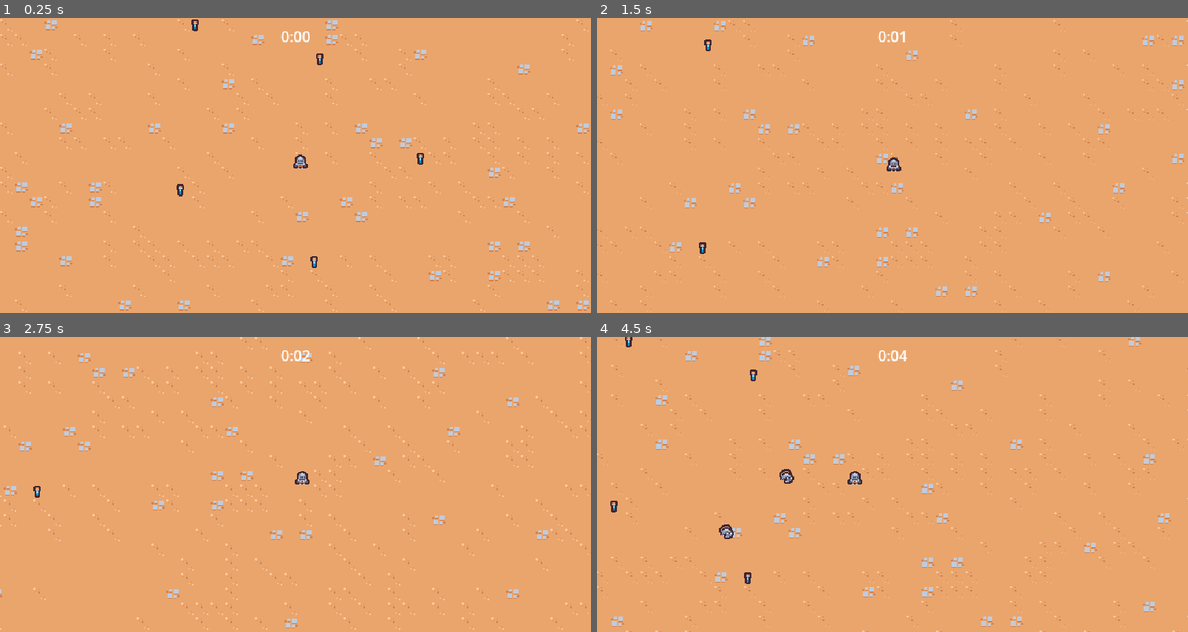
Above: before the commit, frames 1-4 (two rows, left to right).
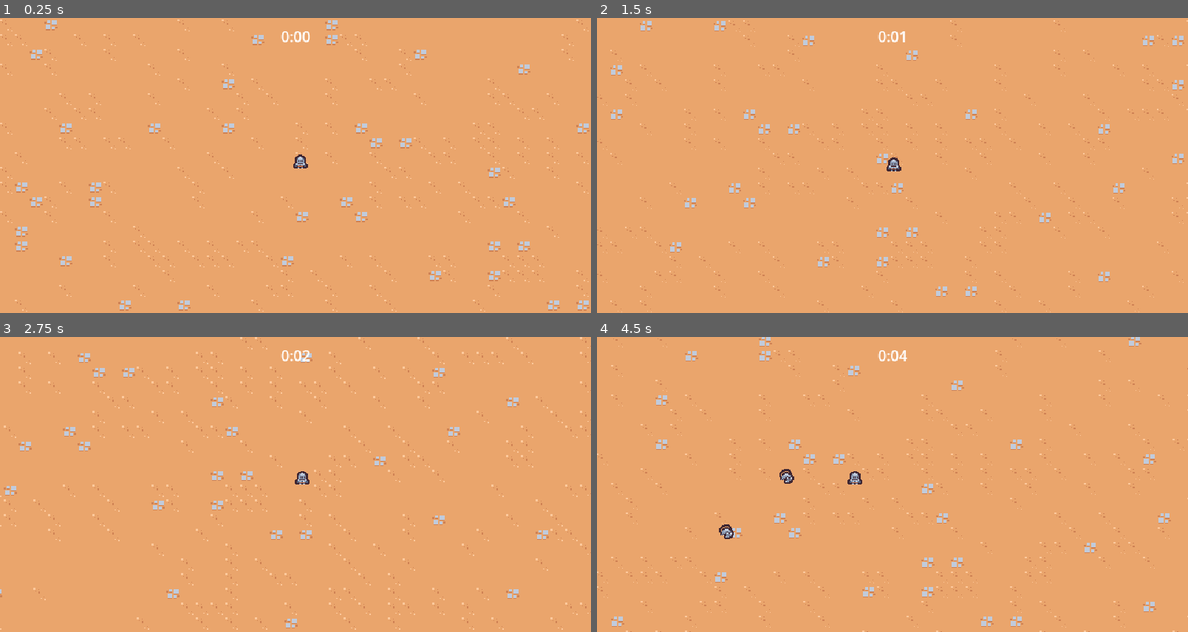
Above: after the commit, the same moments.

Repository: ysle0/udemy-2d-survivor
Game: Godot game, scene res://scenes/main/main.tscn
Same seed, same stepped clock (60 frames per second), same inputs: the game is played once before the commit and once after it.
Inputs:
- Up to frame 1 (0.25 s): no input
- Up to frame 2 (1.5 s): hold D (move_right) 0.53-1.28 s; hold Space (dash) 0.53-1.28 s; hold S (move_down) from 1.28 s (still down); tap Space (dash) at 1.35 s
- Up to frame 3 (2.75 s): release S (move_down) at 2.03 s; hold D (move_right) from 2.03 s (still down); hold Space (dash) from 2.03 s (still down)
- Up to frame 4 (4.5 s): release D (move_right) at 2.78 s; release Space (dash) at 2.78 s; hold W (move_up) 2.78-3.53 s; tap Space (dash) at 2.85, 4.35 s; hold Space (dash) 3.53-4.28 s; hold A (move_left) from 3.53 s (still down)

The runs differ from the first frame. In frame 1, 0.2% of the frame differs, in the area x 29-72%, y 0-85%; in frame 2, less than 0.1%; in frame 3, less than 0.1%; in frame 4, 0.2%.

Commit message:
add: health component, vial drop component, random drop

Diff:
--- a/scenes/ability/dash/dash_ability_controller.gd
+++ b/scenes/ability/dash/dash_ability_controller.gd
@@ -10,7 +10,7 @@
 
 @onready var cooldown_timer := get_tree().create_timer(cooldown_time_in_sec)
 
-signal on_cooldown
+# signal on_cooldown
 
 func _ready() -> void:
 	assert(cooldown_time_in_sec > 0.0, "cooldown time must be bigger than 0.0")
--- /dev/null
+++ b/scenes/component/health_component.gd
@@ -0,0 +1,18 @@
+extends Node
+class_name HealthComponent
+
+signal died
+@export var max_health: float = 10
+
+@onready var current_health := max_health
+
+
+func damage(damage_amount: float):
+	current_health = maxf(current_health - damage_amount, 0.0)
+	Callable(check_death).call_deferred()
+
+
+func check_death():
+	if current_health == 0.0:
+		died.emit()
+		owner.queue_free()
--- /dev/null
+++ b/scenes/component/health_component.tscn
@@ -0,0 +1,8 @@
+[gd_scene load_steps=2 format=3 uid="uid://l316usymp7nt"]
+
+[ext_resource type="Script" path="res://scenes/component/health_component.gd" id="1_llfh5"]
+
+[node name="HealthComponent" type="Node"]
+script = ExtResource("1_llfh5")
+
+[node name="Sprite2D" type="Sprite2D" parent="."]
--- /dev/null
+++ b/scenes/component/vial_drop_component.gd
@@ -0,0 +1,27 @@
+extends Node
+
+
+@export_range(0.0, 1.0) var drop_percent := .5
+@export var health_component: HealthComponent
+@export var vial_scene: PackedScene
+
+
+func _ready():
+	health_component.died.connect(on_died)
+
+
+func on_died():
+	if randf() > drop_percent:
+		return
+
+	if not vial_scene:
+		return
+
+	if not owner is Node2D:
+		return
+
+	var spawn_pos := (owner as Node2D).global_position
+	var vial_instance := vial_scene.instantiate() as Node2D
+	owner.get_parent().add_child(vial_instance)
+
+	vial_instance.global_position = spawn_pos
--- /dev/null
+++ b/scenes/component/vial_drop_component.tscn
@@ -0,0 +1,8 @@
+[gd_scene load_steps=3 format=3 uid="uid://cswiwec1nok5t"]
+
+[ext_resource type="Script" path="res://scenes/component/vial_drop_component.gd" id="1_1274l"]
+[ext_resource type="PackedScene" uid="uid://b1c4oyrmalf3b" path="res://scenes/game_object/experience_vial/experience_vial.tscn" id="2_4dj2y"]
+
+[node name="VialDropComponent" type="Node"]
+script = ExtResource("1_1274l")
+vial_scene = ExtResource("2_4dj2y")
--- a/scenes/game_object/basic_enemy/basic_enemy.gd
+++ b/scenes/game_object/basic_enemy/basic_enemy.gd
@@ -2,7 +2,10 @@
 
 const MAX_SPEED: int = 40
 const MIN_DISTANCE_TO_PLAYER: float = 4.5 * 4.5
+
 var player: Node2D
+
+@onready var health_component := $HealthComponent as HealthComponent
 
 
 func _ready():
@@ -38,4 +41,4 @@
 
 
 func on_area_entered(_other_area: Area2D):
-	self.queue_free()
+	health_component.damage(100)
--- a/scenes/game_object/basic_enemy/basic_enemy.tscn
+++ b/scenes/game_object/basic_enemy/basic_enemy.tscn
@@ -1,7 +1,9 @@
-[gd_scene load_steps=5 format=3 uid="uid://c0l7o82wab1hp"]
+[gd_scene load_steps=7 format=3 uid="uid://c0l7o82wab1hp"]
 
 [ext_resource type="Script" path="res://scenes/game_object/basic_enemy/basic_enemy.gd" id="1_h1fkn"]
 [ext_resource type="Texture2D" uid="uid://dtdx2i3omfrcm" path="res://scenes/game_object/basic_enemy/basic_enemy.png" id="2_nvmv3"]
+[ext_resource type="PackedScene" uid="uid://cswiwec1nok5t" path="res://scenes/component/vial_drop_component.tscn" id="3_58b8y"]
+[ext_resource type="PackedScene" uid="uid://l316usymp7nt" path="res://scenes/component/health_component.tscn" id="3_bwloy"]
 
 [sub_resource type="CircleShape2D" id="CircleShape2D_takkq"]
 radius = 12.0
@@ -14,6 +16,11 @@
 collision_mask = 9
 motion_mode = 1
 script = ExtResource("1_h1fkn")
+
+[node name="HealthComponent" parent="." instance=ExtResource("3_bwloy")]
+
+[node name="VialDropComponent" parent="." node_paths=PackedStringArray("health_component") instance=ExtResource("3_58b8y")]
+health_component = NodePath("../HealthComponent")
 
 [node name="Area2D" type="Area2D" parent="."]
 collision_layer = 0
--- a/scenes/main/main.tscn
+++ b/scenes/main/main.tscn
@@ -6,7 +6,6 @@
 [ext_resource type="PackedScene" uid="uid://babcpnkinxb0r" path="res://scenes/ui/arena_time_ui.tscn" id="4_gqsvk"]
 [ext_resource type="PackedScene" uid="uid://boj4o7b0jjagt" path="res://scenes/manager/enemy_manager.tscn" id="5_8c4a3"]
 [ext_resource type="PackedScene" uid="uid://b04cim1mlwpay" path="res://scenes/manager/arena_time_manager.tscn" id="6_8rk2p"]
-[ext_resource type="PackedScene" uid="uid://b1c4oyrmalf3b" path="res://scenes/game_object/experience_vial/experience_vial.tscn" id="7_7refg"]
 [ext_resource type="PackedScene" uid="uid://hlmyctwqf80m" path="res://scenes/manager/experience_manager.tscn" id="7_yonja"]
 
 [node name="Main" type="Node"]
@@ -30,18 +29,3 @@
 
 [node name="Player" parent="." instance=ExtResource("1_e751c")]
 position = Vector2(670, 379)
-
-[node name="ExperienceVial" parent="." instance=ExtResource("7_7refg")]
-position = Vector2(556, 223)
-
-[node name="ExperienceVial2" parent="." instance=ExtResource("7_7refg")]
-position = Vector2(691, 260)
-
-[node name="ExperienceVial3" parent="." instance=ExtResource("7_7refg")]
-position = Vector2(540, 402)
-
-[node name="ExperienceVial4" parent="." instance=ExtResource("7_7refg")]
-position = Vector2(685, 480)
-
-[node name="ExperienceVial5" parent="." instance=ExtResource("7_7refg")]
-position = Vector2(800, 368)
Not shown: 1 places in scenes/main/main.tscn that only renumber resources
